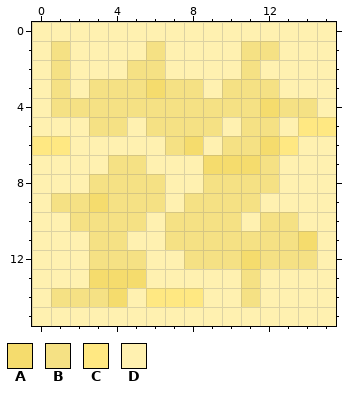
A pixel-art file gets an edit: bitmaps/tiles.aseprite. Above, as it was before the edit.
16x16 pixels, 1 frame. Colours within 5 levels of each other are drawn and written as one.
Visible layers, top first: "Sand V", "Sand H", "Sand".
Palette (. is transparent): A #f5dc6d  B #f5e184  C #ffe882  D #fff1b0
Pixels before, first column x 0:
 0 DDDDDDDDDDDDDDDD
 1 DBDDDDBDDDDBBDDD
 2 DBDDDBBDDDDBDDDD
 3 DBDBBBABBDBBBDDD
 4 DBBBBBBBBBBBABBD
 5 DDDBBDBBBBDBBDCC
 6 CCDDDDDBADBBACDD
 7 DDDDBBDDDAAABDDD
 8 DDDBBBBDDBBBBDDD
 9 DBBABBBDBBBBDDDD
10 DDBBBBDBBBBDBBDD
11 DDDBBDDBBBBBBBAD
12 DDDBBBDDBBBABBBD
13 DDDAAADDDDDBDDDD
14 DBBBADCCCDDBDDDD
15 DDDDDDDDDDDDDDDD
The result:
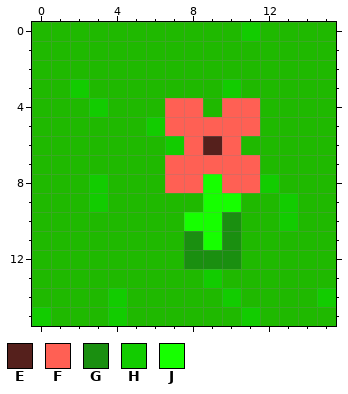
Colours new in this view: E #55201c  F #ff6054  G #1a8f10  H #12cc00  J #16ff00
Difference:
layer "Grass" now shown
layer "Flower Red" added
layer "Sand" now hidden
layer "Sand H" now hidden
layer "Sand V" now hidden
colour D: #fff1b0 -> #1fb900
Changed rows in their new state; - is a pixel that keeps its letter.
first column x 0:
 0 -----------H----
 1 -D----D----DD---
 2 -D---DD----D----
 3 -DHDDDDDD-HDD---
 4 -DDHDDDFFDFFDDD-
 5 ---DD-HFFFFFD-DD
 6 DD-----HFEFDDD--
 7 ----DD-FFFFFD---
 8 ---HDDDFFJFFH---
 9 -DDHDDD-DJJD-H--
10 --DDDD-DJJG-DH--
11 ---DD--DGJGDDDD-
12 ---DDD--GGGDDDD-
13 ---DDD---H-D----
14 -DDDH-DDD-HD---H
15 H---H------H----
Boxes around the changes in both pictures, in picture pixels (x1, y1, x2, y2):
changed: (32, 22, 336, 326)
